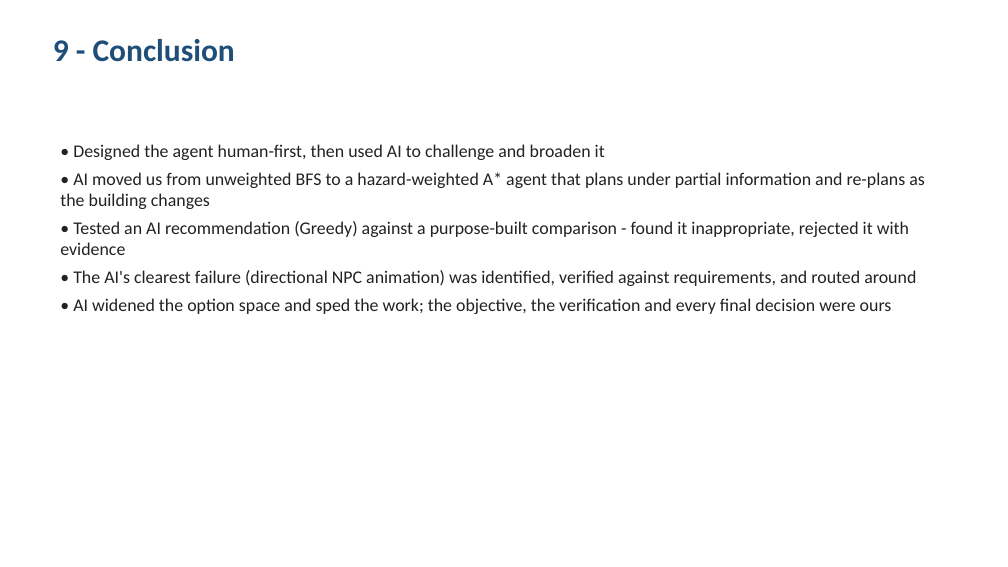
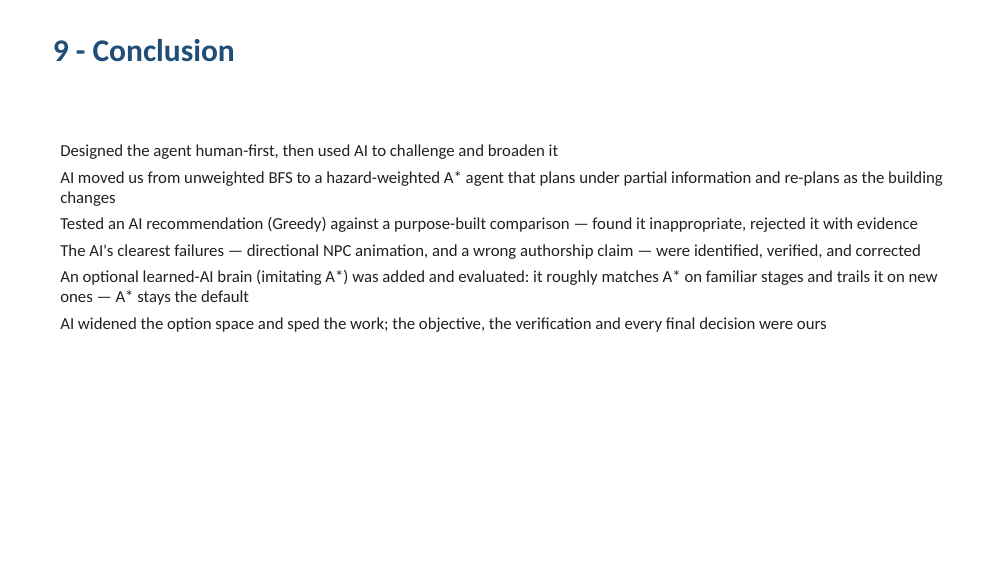
Before and after one commit to Jeb-Lee/CT3201_AI, a slide deck: slide 11 of docs/report/CT3201_Slides.pptx (slide 10 before the commit). Drawn at 1008x567 pixels with LibreOffice and Linux fonts; fonts in the diff are those of the drawing. Boxes give left, top, right and bottom in pixels: in the first picture for what was removed or moved away, otherwise in the second. Text is boxed around its words. In the diff, an @@ line names an element or a change of style, - is before the commit and + after.

```diff
--- a/docs/report/CT3201_Slides.pptx
+++ b/docs/report/CT3201_Slides.pptx
@@ text at (x1=60, y1=144, x2=943, y2=332): text changed; size 17 to 16 pt @@
-• Designed the agent human-first, then used AI to challenge and broaden it
-• AI moved us from unweighted BFS to a hazard-weighted A* agent that plans under partial information and re-plans as the building changes
-• Tested an AI recommendation (Greedy) against a purpose-built comparison - found it inappropriate, rejected it with evidence
-• The AI's clearest failure (directional NPC animation) was identified, verified against requirements, and routed around
-• AI widened the option space and sped the work; the objective, the verification and every final decision were ours
+Designed the agent human-first, then used AI to challenge and broaden it
+AI moved us from unweighted BFS to a hazard-weighted A* agent that plans under partial information and re-plans as the building changes
+Tested an AI recommendation (Greedy) against a purpose-built comparison — found it inappropriate, rejected it with evidence
+The AI's clearest failures — directional NPC animation, and a wrong authorship claim — were identified, verified, and corrected
+An optional learned-AI brain (imitating A*) was added and evaluated: it roughly matches A* on familiar stages and trails it on new ones — A* stays the default
+AI widened the option space and sped the work; the objective, the verification and every final decision were ours
```
Also in this commit, not shown: 6 other slides changed, 1 slide added.
